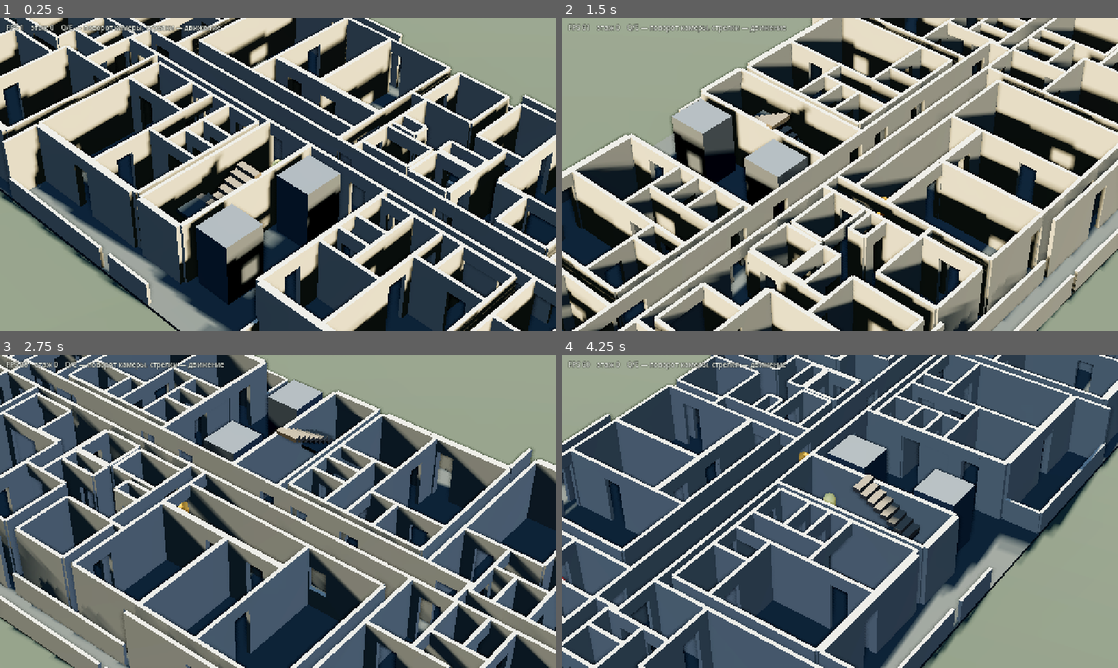
Above: before the commit, frames 1-4 (two rows, left to right).
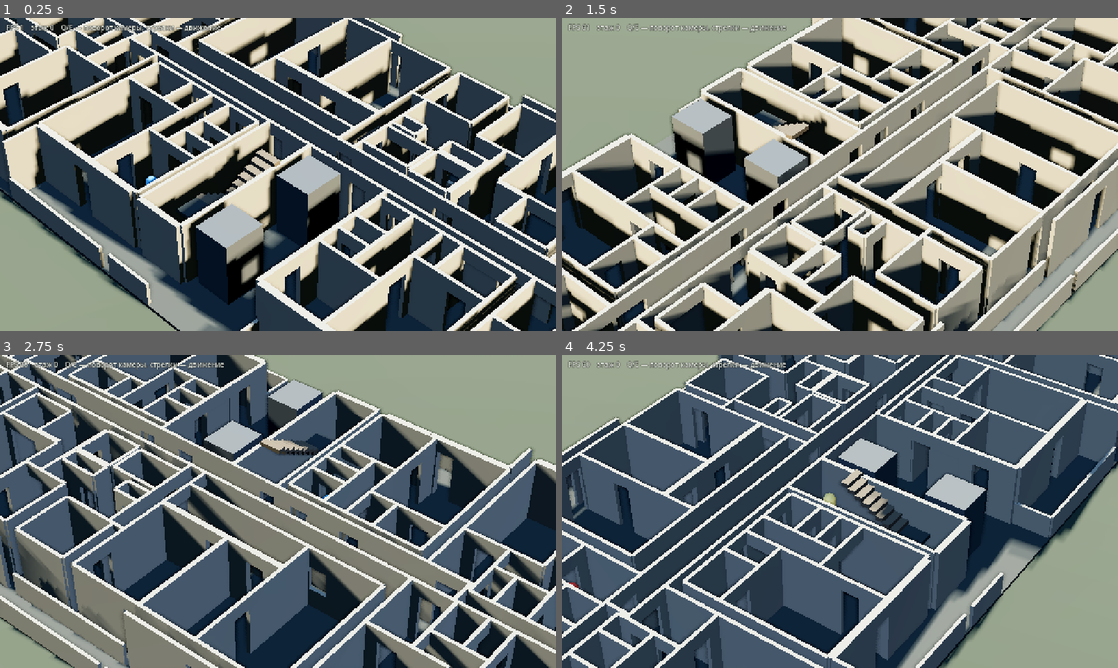
Above: after the commit, the same moments.

Repository: SashkoSoft/Godot_skilled
Game: Godot game, scene res://main.tscn
Two runs of this game, one before a commit and one after it. Both use one fixed random seed, a clock stepped at 60 frames per second and the inputs below.
Inputs:
- Up to frame 1 (0.25 s): no input
- Up to frame 2 (1.5 s): hold Right (ui_right) 0.53-1.28 s; hold Q 0.53-1.28 s; hold Down (ui_down) from 1.28 s (still down); tap E at 1.35 s
- Up to frame 3 (2.75 s): release Down (ui_down) at 2.03 s; hold Right (ui_right) from 2.03 s (still down); hold Q from 2.03 s (still down)
- Up to frame 4 (4.25 s): release Right (ui_right) at 2.78 s; release Q at 2.78 s; hold Up (ui_up) 2.78-3.53 s; tap E at 2.85 s; hold Left (ui_left) from 3.53 s (still down); hold Q from 3.53 s (still down)

The runs differ from the first frame. In frame 1, 0.8% of the frame differs, in the area x 26-51%, y 40-62%; in frame 2, 0.7%; in frame 3, 0.7%; in frame 4, 36%, in the area x 0-100%, y 0-100%.

Commit message:
Жители ходят по всему дому, включая лестницу
Три причины, по которым сетка не связывала этажи:
- cell_size 0.08 крупнее марша: после эрозии на радиус агента марш рвался
  и этажи оставались островами. 0.05 — охват вырос с 68 помещений одного
  этажа до 136 на двух. Явные NavigationLink3D дыру не закрывали;
- второй марш шёл НАД площадкой, оставляя под собой 8 см просвета: игрок
  пробегал, бот вставал намертво. Развёрнут от площадки над первым маршем;
- край проёма в перекрытии не совпадал с верхом марша — оставалась
  ступенька 20 см, которую бот перешагнуть не умеет.

Бот сбавляет скорость на марше и следует пути плотнее: дошедших 90 %
против 40 %. Проверки: охват 136 из 136, игрок проходит лестницу,
сверка помещений и квартир чиста.

Diff:
--- a/game/bot.gd
+++ b/game/bot.gd
@@ -62,8 +62,8 @@
 	agent = NavigationAgent3D.new()
 	agent.radius = Navigation.AGENT_RADIUS
 	agent.height = Player.HEIGHT
-	agent.path_desired_distance = 0.5
-	agent.target_desired_distance = 0.6
+	agent.path_desired_distance = 0.30
+	agent.target_desired_distance = 0.55
 	agent.path_max_distance = 3.0
 	agent.avoidance_enabled = false
 	add_child(agent)
@@ -115,12 +115,14 @@
 		return
 
 	var next := agent.get_next_path_position()
+	var climb := absf(next.y - global_position.y)
+	var speed := SPEED * (0.65 if climb > 0.12 else 1.0)   # на марше тише
 	var dir := next - global_position
 	dir.y = 0.0
 	if dir.length() > 0.05:
 		dir = dir.normalized()
-		velocity.x = dir.x * SPEED
-		velocity.z = dir.z * SPEED
+		velocity.x = dir.x * speed
+		velocity.z = dir.z * speed
 		var want := atan2(dir.x, dir.z)
 		rotation.y = lerp_angle(rotation.y, want, TURN * delta)
 	else:
--- a/game/main.gd
+++ b/game/main.gd
@@ -204,8 +204,8 @@
 					Vector3(-2.08, 0.0, 2.6),
 					Vector3(-2.08, 1.5, 4.9),
 					Vector3(-1.65, 1.5, 5.6),
-					Vector3(-1.15, 1.5, 5.9),
-					Vector3(-1.15, 3.0, 3.6),
+					Vector3(-1.08, 1.5, 4.8),
+					Vector3(-1.08, 3.0, 2.5),
 					Vector3(-1.7, 3.0, 1.4),
 					Vector3(-2.3, 3.0, 1.2),
 					Vector3(-2.3, 3.0, 0.2),
@@ -658,18 +658,11 @@
 			Color(0.55, 0.80, 0.35), Color(0.85, 0.60, 0.25),
 			Color(0.75, 0.45, 0.85), Color(0.30, 0.80, 0.70)]
 	for i in _bots:
-		# Каждому жителю — свой этаж: между этажами навигационная сетка пока
-		# не связана, и цель на чужом этаже он строить не может.
-		var my_floor := i % _floors
-		var mine: Array[Vector3] = []
-		for c in rooms:
-			if int(floor((c.y + 0.4) / Tower.FLOOR_H)) == my_floor:
-				mine.append(c)
-		if mine.is_empty():
-			mine = rooms
+		# Цели по всему дому: сетка связана по лестнице, житель ходит с этажа
+		# на этаж сам.
 		var route: Array[Vector3] = []
 		for k in 6:
-			route.append(mine[(i * 37 + k * 61) % mine.size()])
+			route.append(rooms[(i * 37 + k * 61) % rooms.size()])
 		var b := Bot.new()
 		b.name = "Bot%d" % i
 		add_child(b)
--- a/game/navigation.gd
+++ b/game/navigation.gd
@@ -7,7 +7,7 @@
 ## заданы наклонной плитой, поэтому попадают в сетку как пандус, и бот
 ## поднимается по ним сам.
 
-const CELL := 0.08              ## мельче дверного проёма, иначе двери «зарастают»
+const CELL := 0.05              ## мельче клетка — марш переживает эрозию
 const AGENT_RADIUS := 0.22      ## шире — рвётся лестница и теряются комнаты
 const AGENT_HEIGHT := 1.8
 const MAX_CLIMB := 0.30         ## порог ступени
--- a/game/tower.gd
+++ b/game/tower.gd
@@ -852,9 +852,10 @@
 		mi.set_meta("is_ceiling", false)
 		return
 
-	# Проём в перекрытии начинается ЗА выходом со второго марша, иначе игрок,
-	# поднявшись, встаёт на пустоту и падает обратно на этаж ниже.
-	var hz0 := STAIR_Z0 + 3.10
+	# Край проёма совпадает с верхом второго марша. Дальше — игрок падает в
+	# проём; ближе — марш упирается в торец перекрытия ступенькой в 20 см,
+	# которую бот перешагнуть не умеет.
+	var hz0 := STAIR_Z0 + 1.70
 	var pieces: Array[Rect2] = [
 		Rect2(Vector2(-W_HALF, -D_HALF), Vector2(STAIR_X0 + W_HALF, D_HALF * 2.0)),
 		Rect2(Vector2(STAIR_X1, -D_HALF), Vector2(W_HALF - STAIR_X1, D_HALF * 2.0)),
@@ -884,7 +885,9 @@
 	var w := 1.02
 	_flight(f, Vector3(STAIR_X0 + 0.58, y0, z_near), 1.0, half, run, w)
 	_landing(f, y0 + half, z_far)
-	_flight(f, Vector3(STAIR_X0 + 1.62, y0 + half, z_far + 1.05), -1.0, half, run, w)
+	# Второй марш начинается У площадки и уходит обратно, а не проходит НАД
+	# ней: иначе под ним остаётся 8 см просвета и на площадке не пройти.
+	_flight(f, Vector3(STAIR_X0 + 1.62, y0 + half, z_far), -1.0, half, run, w)
 
 
 func _flight(f: int, start: Vector3, dz: float, rise: float, run: float, width: float) -> void:
Not shown, changed: .claude/skills/godot-walkability/SKILL.md
